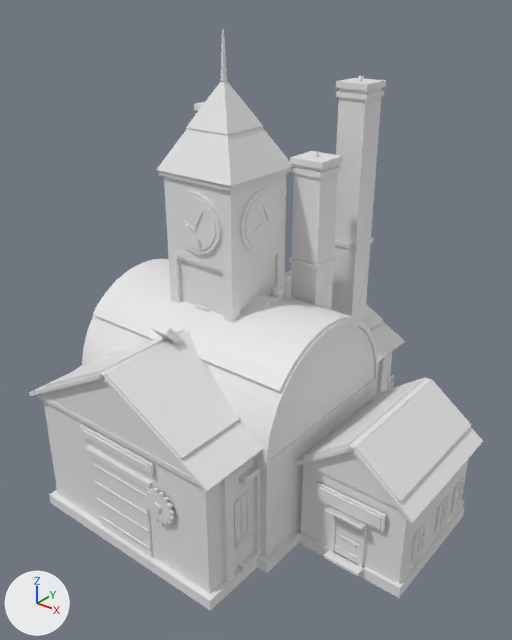
The FBX model models/SnowTownKit.fbx: old version first, new version second.
Rendered twice from a 50 mm lens placed at (71.5, -81.8, 84.2), pointed at (7.8, -2.2, 34.8). Arrows for +X, +Y and +Z are at lower left; the lights stay in place. The first picture is the older version. Vertices at exactly the same position are counted once.

Script lines for the objects in view, before the commit:
```python
me_casino_snowcap = bpy.data.meshes.new('Casino_SnowCap')
me_casino_snowcap.from_pydata(...)  # 68 vertices, 62 faces; spans x -20.3..38.3, y -12.6..16.0, z 17.7..37.2
me_casino_snowcap.materials.append(mat_snowcap)  # white #e7e7e7
me_obs_brass = bpy.data.meshes.new('Obs_Brass')
me_obs_brass.from_pydata(...)  # 24 vertices, 18 faces; spans x -1.6..1.6, y -16.6..-3.6, z 6.4..36.6
me_obs_brass.materials.append(mat_brass)  # white #e7e7e7
me_obs_brick = bpy.data.meshes.new('Obs_Brick')
me_obs_brick.from_pydata(...)  # a 28-sided cylinder along z spanning x -16.0..16.0, y -16.0..16.0, z 3.0..17.0
me_obs_brick.materials.append(mat_brick)  # white #e7e7e7
me_obs_stone = bpy.data.meshes.new('Obs_Stone')
me_obs_stone.from_pydata(...)  # 72 vertices, 42 faces; spans x -25.5..19.0, y -19.0..19.0, z 0.0..3.0
me_obs_stone.materials.append(mat_stone)  # white #e7e7e7
me_obs_stonetrim = bpy.data.meshes.new('Obs_StoneTrim')
me_obs_stonetrim.from_pydata(...)  # 112 vertices, 72 faces; spans x -25.9..16.9, y -16.8..16.9, z 3.0..17.4
me_obs_stonetrim.materials.append(mat_stonetrim)  # white #e7e7e7
ob_casino_snowcap = bpy.data.objects.new('Casino_SnowCap', me_casino_snowcap)
ob_casino_snowcap.location = (0.0, 0.0, 0.0)
ob_obs_brass = bpy.data.objects.new('Obs_Brass', me_obs_brass)
ob_obs_brass.location = (0.0, 0.0, 0.0)
ob_obs_brick = bpy.data.objects.new('Obs_Brick', me_obs_brick)
ob_obs_brick.location = (0.0, 0.0, 0.0)
ob_obs_stone = bpy.data.objects.new('Obs_Stone', me_obs_stone)
ob_obs_stone.location = (0.0, 0.0, 0.0)
ob_obs_stonetrim = bpy.data.objects.new('Obs_StoneTrim', me_obs_stonetrim)
ob_obs_stonetrim.location = (0.0, 0.0, 0.0)
# also in view: 'Casino_BrickDark' at (9.5, 0.1, 19.0); 'Clock_SnowCap' at (0.0, 0.0, 67.4); 'Clock_Brass' at (0.0, 0.0, 42.3); 'Fact_Brass' at (-7.2, -9.7, 13.8); 'Casino_RoofMetal' at (10.0, 0.2, 23.4)
```
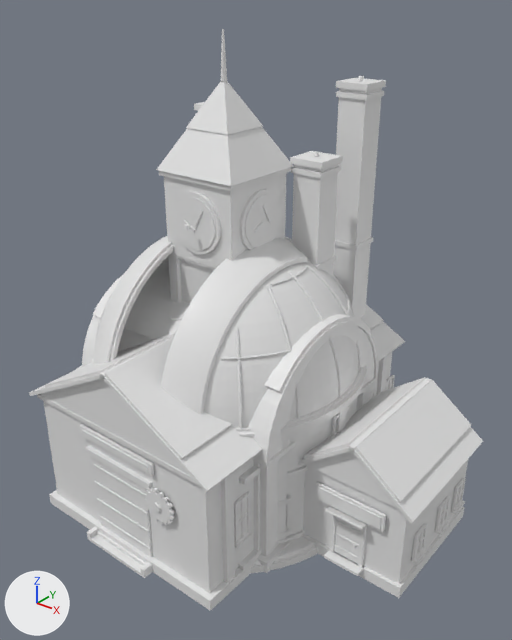
What changed in the scene script:
```text
Change me_obs_stonetrim:
    remove me_obs_stonetrim.from_pydata(...)  # 112 vertices, 72 faces; spans x -25.9..16.9, y -16.8..16.9, z 3.0..17.4
    add me_obs_stonetrim.from_pydata(...)  # 1582 vertices, 1422 faces; spans x -25.4..25.4, y -28.7..25.4, z 0.0..24.3
    me_obs_stonetrim part 6: a new loose piece, a box spanning x -6.8..-6.0, y -28.7..-25.1, z 0.0..1.6, in mat_stonetrim (white #e7e7e7)
    me_obs_stonetrim part 7: a new loose piece, a 56-sided cut cone along z (radius 25.4 at the low end, 25.2 at the high end) spanning x -25.4..25.4, y -25.4..25.4, z 1.2..1.7, in mat_stonetrim (white #e7e7e7)
    me_obs_stonetrim part 8: a new loose piece, a box spanning x 6.0..6.8, y -28.7..-25.1, z 0.0..1.6, in mat_stonetrim (white #e7e7e7)
    me_obs_stonetrim part 9: a new loose piece, a box spanning x 22.5..23.6, y -1.15..1.15, z 22.5..23.3, in mat_stonetrim (white #e7e7e7)
    me_obs_stonetrim part 10: 56 vertices removed from x -16.8..16.8, y -16.8..16.8, z 16.6..17.4; 1238 vertices added at x -23.6..23.6, y -23.6..23.6, z 1.7..24.3
    other edits to the shape of me_obs_stonetrim do not show in these pictures
Change me_obs_brass:
    remove me_obs_brass.from_pydata(...)  # 24 vertices, 18 faces; spans x -1.6..1.6, y -16.6..-3.6, z 6.4..36.6
    add me_obs_brass.from_pydata(...)  # 1278 vertices, 1096 faces; spans x -19.3..17.8, y -25.9..17.8, z 1.9..20.9
    me_obs_brass part 5: the loose piece of 8 vertices spanning x -1.6..1.6, y -16.1..-13.1, z 33.4..36.6 is multiplied about its middle by the matrix ((0.036, 0.099, 0.092), (-0.135, 0.027, 0.025), (0.0, -0.095, 0.102)), then moved by (4.2, -11.0, -28.5)
    other edits to the shape of me_obs_brass do not show in these pictures
Change me_obs_stone:
    remove me_obs_stone.from_pydata(...)  # 72 vertices, 42 faces; spans x -25.5..19.0, y -19.0..19.0, z 0.0..3.0
    add me_obs_stone.from_pydata(...)  # 136 vertices, 76 faces; spans x -26.0..26.0, y -28.7..26.0, z 0.0..3.0
    me_obs_stone part 1: a new loose piece, a box spanning x -6.0..6.0, y -27.4..-25.0, z 0.0..1.1, in mat_stone (white #e7e7e7)
    me_obs_stone part 2: a new loose piece, a 56-sided cylinder along z spanning x -26.0..26.0, y -26.0..26.0, z 0.0..1.2, in mat_stone (white #e7e7e7)
    me_obs_stone part 3: a new loose piece, a box spanning x -6.0..6.0, y -28.7..-27.3, z 0.0..0.57, in mat_stone (white #e7e7e7)
    other edits to the shape of me_obs_stone do not show in these pictures
Change me_obs_brick:
    remove me_obs_brick.from_pydata(...)  # 56 vertices, 30 faces; spans x -16.0..16.0, y -16.0..16.0, z 3.0..17.0
    add me_obs_brick.from_pydata(...)  # 276 vertices, 276 faces; spans x -22.5..22.5, y -22.5..22.5, z 1.7..24.0
    me_obs_brick part 4: 56 vertices removed from x -16.0..16.0, y -16.0..16.0, z 3.0..17.0; 276 vertices added at x -22.5..22.5, y -22.5..22.5, z 1.7..24.0
Add ob_obsdome_copper:
    ob_obsdome_copper = bpy.data.objects.new('ObsDome_Copper', me_obsdome_copper)  # 3850 vertices, 3554 faces; spans x -23.0..23.0, y -23.0..23.0, z 24.5..47.2; in mat_copper (white #e7e7e7)
    ob_obsdome_copper.location = (0.0, 0.0, 0.0)
Add ob_obsdome_verdigris:
    ob_obsdome_verdigris = bpy.data.objects.new('ObsDome_Verdigris', me_obsdome_verdigris)  # 2130 vertices, 2025 faces; spans x -22.6..22.6, y -21.9..22.6, z 24.6..46.5; in mat_verdigris (white #e7e7e7)
    ob_obsdome_verdigris.location = (0.0, 0.0, 0.0)
Add ob_obsscope_brass:
    ob_obsscope_brass = bpy.data.objects.new('ObsScope_Brass', me_obsscope_brass)  # 1558 vertices, 1358 faces; spans x -5.7..9.5, y -9.7..1.5, z 10.6..35.8; in mat_brass (white #e7e7e7)
    ob_obsscope_brass.location = (0.0, 0.0, 0.0)
Add ob_obsdome_brass:
    ob_obsdome_brass = bpy.data.objects.new('ObsDome_Brass', me_obsdome_brass)  # 856 vertices, 762 faces; spans x -21.9..21.9, y -22.9..21.9, z 24.2..46.8; in mat_brass (white #e7e7e7)
    ob_obsdome_brass.location = (0.0, 0.0, 0.0)
```

Location of each change, [x1, y1, x2, y2] in pixels of the pictures (512 x 640 px):
'ObsDome_Verdigris', added
    after: [114, 239, 359, 428]
'ObsDome_Copper', added
    after: [93, 236, 362, 432]
'Obs_Brick', reshaped (not visible before)
    after: [285, 398, 357, 537]
'Obs_StoneTrim', reshaped (not visible before)
    after: [87, 376, 366, 578]
'Obs_Stone', reshaped (not visible before)
    after: [91, 531, 318, 576]
'ObsDome_Brass', added (mostly hidden)
    after: [110, 245, 176, 361]
'Obs_Brass', reshaped (not visible afterwards)
    before: [151, 322, 181, 343]
'ObsScope_Brass', added (mostly hidden)
    after: [168, 309, 183, 321]
part 1 of me_obs_stone, added (mostly hidden)
    after: [97, 531, 146, 566]
part 2 of me_obs_stone, added
    after: [250, 546, 318, 574]
part 3 of me_obs_stone, added
    after: [91, 535, 143, 576]
part 6 of me_obs_stonetrim, added
    after: [87, 527, 98, 541]
part 7 of me_obs_stonetrim, added
    after: [254, 537, 315, 564]
part 8 of me_obs_stonetrim, added
    after: [140, 562, 152, 578]
part 9 of me_obs_stonetrim, added
    after: [338, 406, 348, 417]
part 10 of me_obs_stonetrim, built on (mostly hidden)
    after: [247, 376, 366, 545]
'Casino_Brick', unchanged, covered by the edit
    both: [260, 386, 371, 557]
'Clock_Brick', unchanged, covered by the edit
    before: [180, 256, 275, 315]
    after: [180, 259, 214, 303]
